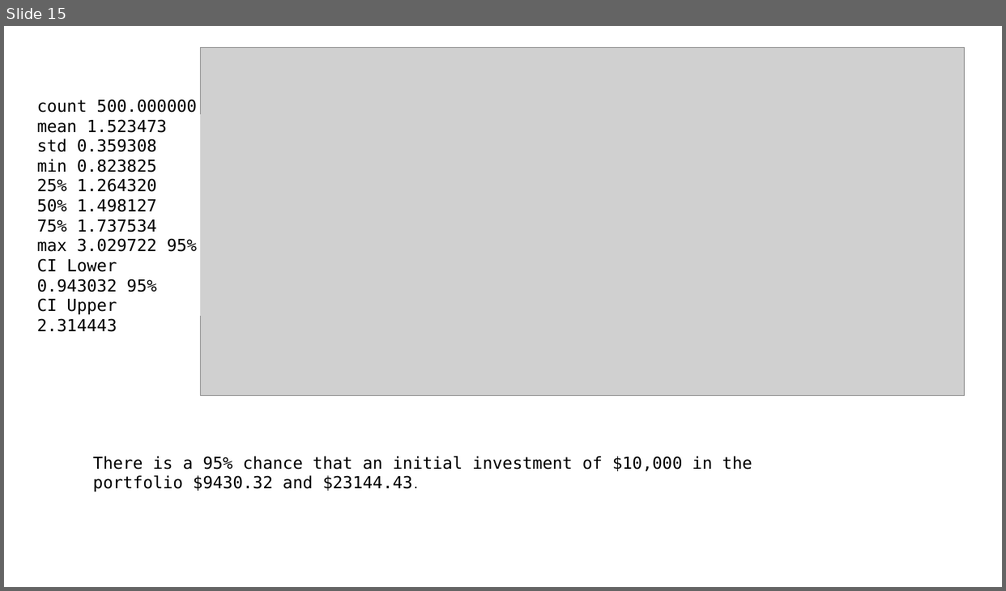
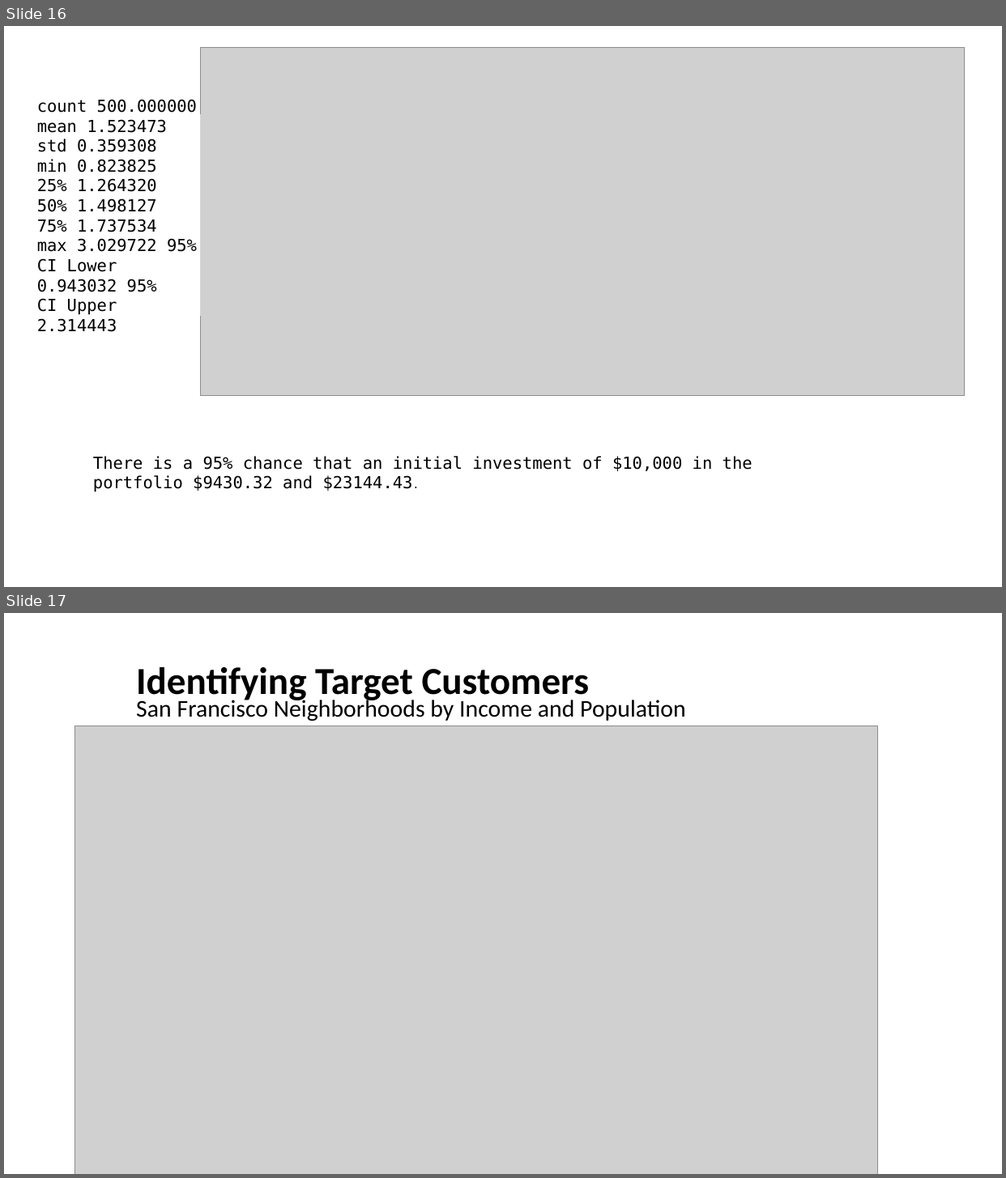
Before and after one commit to sangramsinghg/portfolio_diversifier, a slide deck: Portfolio Diversifier.pptx. Shown one above the other, each under a label of ours: slide 15 before the commit, slides 16 and 17 after it. The pictures are 1006x591 and 1006x1178 pixels, drawn with LibreOffice and Linux fonts; fonts in the diff are those of the drawing; grey boxes stand for pictures. Boxes give left, top, right and bottom in pixels: in the first picture for what was removed or moved away, otherwise in the second. Text is boxed around its words. In the diff, an @@ line names an element or a change of style, - is before the commit and + after.

```diff
--- a/Portfolio Diversifier.pptx
+++ b/Portfolio Diversifier.pptx
@@ slide 17 added at box(4, 613, 1002, 1174), background #FFFFFF @@
@@ text added at box(136, 667, 686, 721), 23.2 pt, text #000000 @@
+Identifying Target Customers
+San Francisco Neighborhoods by Income and Population
@@ picture added at box(75, 726, 878, 1174) @@
@@ what was slide 15 is now slide 16 @@
```
Also in this commit, not shown: 2 slides changed, 2 other slides added.
